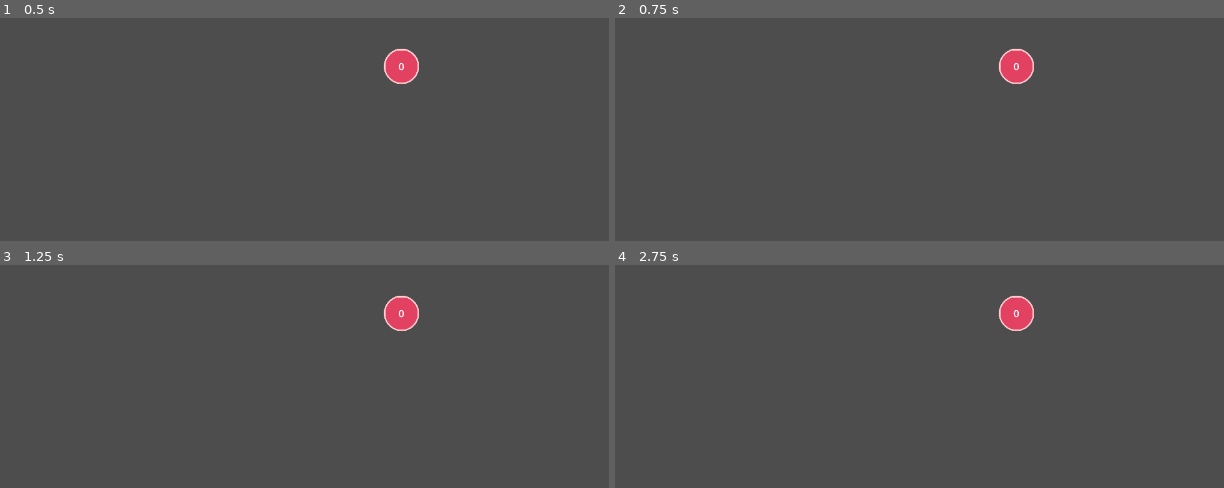
Above: before the commit, frames 1-4 (two rows, left to right).
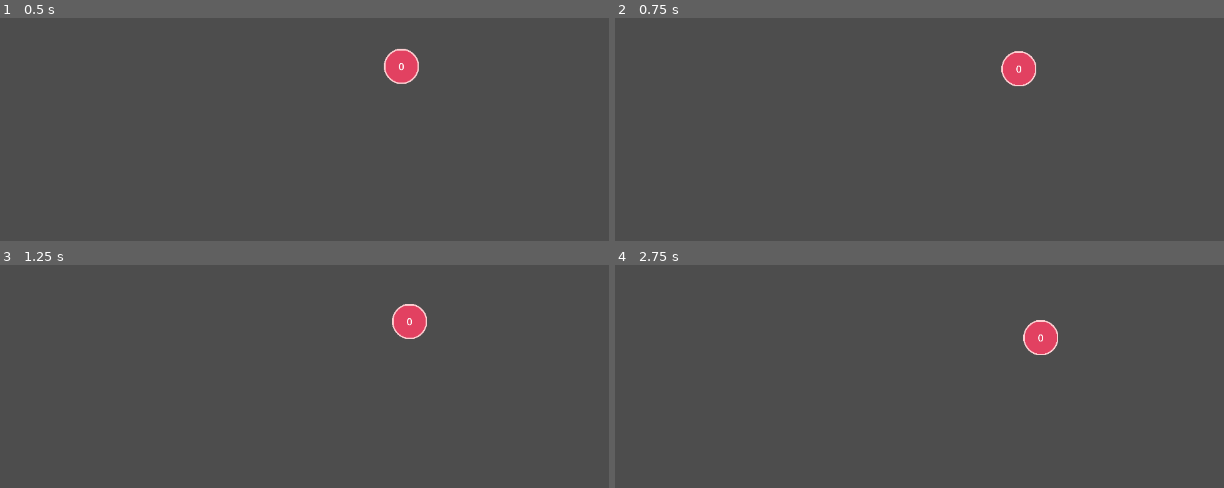
Above: after the commit, the same moments.

Repository: rafarillo/union-find-visualizer
Game: Godot game, scene res://Scenes/Node.tscn
Two runs of this game, one before a commit and one after it. Both use one fixed random seed, a clock stepped at 60 frames per second and the inputs below. The project has no main scene, so this scene is started directly.
Inputs:
- Up to frame 1 (0.5 s): no input
- Up to frame 2 (0.75 s): click "0" at 0.5 s
- Up to frame 3 (1.25 s): no input
- Up to frame 4 (2.75 s): click "0" at 1.25 s; click "0" at 2 s

Frame 1 is identical in both runs. In frame 2, 0.3% of the frame differs, in the area x 63-70%, y 13-31%; in frame 3, 0.8%; in frame 4, 1.5%, in the area x 63-73%, y 13-41%.

Commit message:
[feat] Add bounce logic to single node

Diff:
--- a/Scenes/Node.tscn
+++ b/Scenes/Node.tscn
@@ -1,7 +1,8 @@
-[gd_scene load_steps=8 format=3 uid="uid://e56xipt3664c"]
+[gd_scene load_steps=9 format=3 uid="uid://e56xipt3664c"]
 
 [ext_resource type="Theme" uid="uid://difw0bvmt52td" path="res://2D/ButtonTheme.tres" id="1_05h8r"]
 [ext_resource type="Texture2D" uid="uid://blcely4t06tva" path="res://2D/RoundedBG.png" id="1_fffut"]
+[ext_resource type="Script" uid="uid://6ocq2do0xlcs" path="res://Scripts/GraphNode.gd" id="1_n3k3c"]
 [ext_resource type="Script" uid="uid://wo0ibsy5qe1v" path="res://Scripts/UI/ColorAnimator.gd" id="2_05h8r"]
 [ext_resource type="StyleBox" uid="uid://cajsq6vpqbeyc" path="res://2D/ButtonStyleBox.tres" id="3_of6nh"]
 [ext_resource type="Script" uid="uid://cvp3dpkojbh8l" path="res://Scripts/UI/TransformAnimator.gd" id="4_r1888"]
@@ -24,6 +25,7 @@
 grow_horizontal = 2
 grow_vertical = 2
 scale = Vector2(0.4, 0.4)
+script = ExtResource("1_n3k3c")
 
 [node name="TextureRect" type="TextureRect" parent="."]
 self_modulate = Color(0.9906704, 0.80817497, 0.82004964, 1)
--- /dev/null
+++ b/Scripts/GraphNode.gd
@@ -0,0 +1,50 @@
+class_name GraphNodeCustom extends Node
+
+var _isPressing: bool = false
+var _targetPosition: Vector2 = Vector2.ZERO
+var _motionDirection: Vector2
+
+func _ready() -> void:
+	_targetPosition = self.position
+	$TextureRect/Button.button_down.connect(OnButtonDown)
+	$TextureRect/Button.button_up.connect(OnButtonUp)
+
+func OnButtonDown() -> void:
+	_isPressing = true
+	_targetPosition = get_viewport().get_mouse_position()
+
+func OnButtonUp() -> void:
+	_isPressing = false
+
+
+func _process(delta: float) -> void:
+	if _isPressing:
+		_motionDirection = (_targetPosition - self.position) * 10
+		_targetPosition = get_viewport().get_mouse_position()
+		self.position = self.position.lerp(_targetPosition, 0.1)
+		return
+	self.position += _motionDirection * delta
+	KeepInsideBounds()
+
+func KeepInsideBounds() -> void:
+	var screen_size: Vector2 = DisplayServer.window_get_size()
+	var node_size: Vector2 = $TextureRect.size * 0.5 * self.scale
+
+	print("screen_size:", screen_size)
+	print("node_size:", node_size)
+	print("position:", self.position)
+	# Check left and right boundaries
+	if self.position.x - node_size.x <= 0:
+		self.position.x = node_size.x
+		_motionDirection.x = -_motionDirection.x
+	elif self.position.x + node_size.x >= screen_size.x:
+		self.position.x = screen_size.x - node_size.x
+		_motionDirection.x = -_motionDirection.x
+
+	# Check top and bottom boundaries
+	if self.position.y - node_size.y <= 0:
+		self.position.y = node_size.y
+		_motionDirection.y = -_motionDirection.y
+	elif self.position.y + node_size.y >= screen_size.y:
+		self.position.y = screen_size.y - node_size.y
+		_motionDirection.y = -_motionDirection.y
Not shown, added: Scripts/GraphNode.gd.uid
